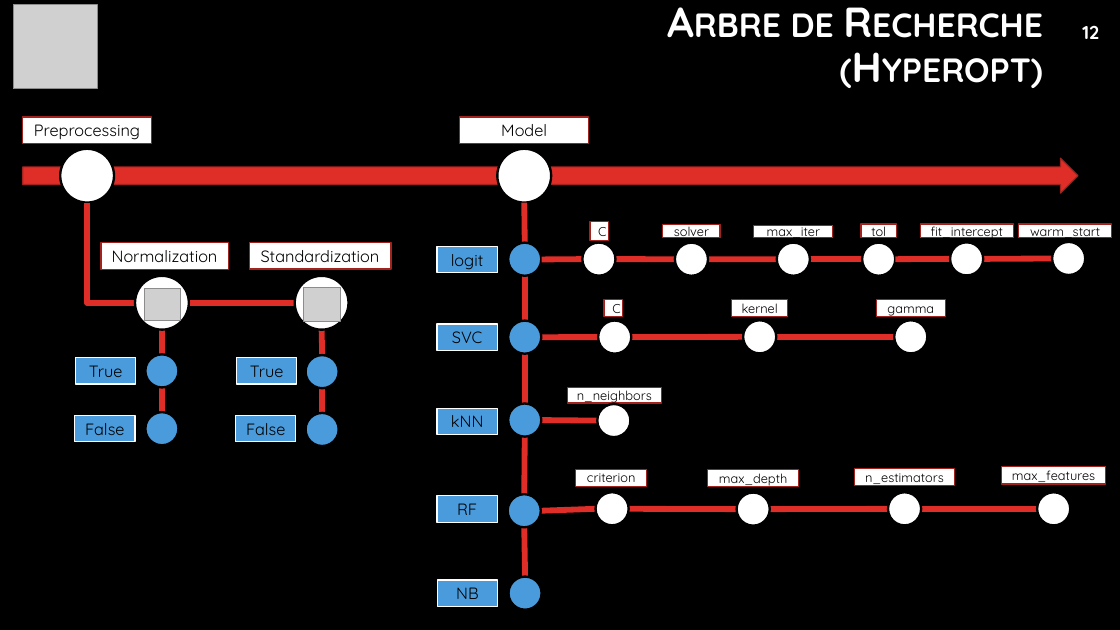
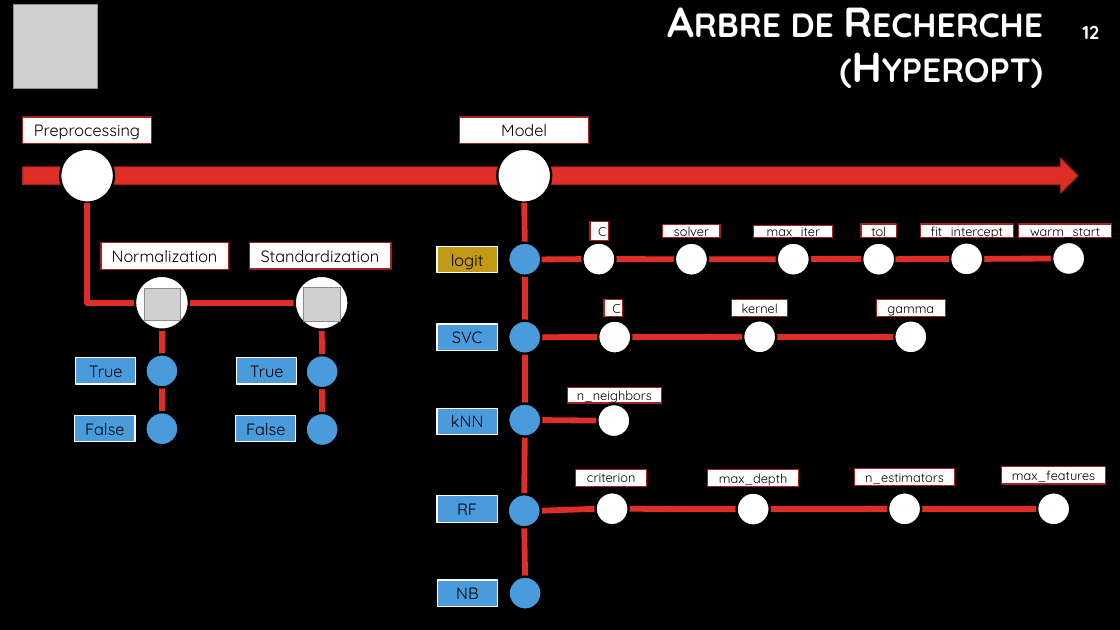
Before and after one commit to christophelebrun/OC_parcours_Data_Scientist_P7, a slide deck: slide 12 of projet7.pptx. Drawn at 1120x630 pixels with LibreOffice and Linux fonts; fonts in the diff are those of the drawing; grey boxes stand for pictures; background and template pictures are left out. Boxes give left, top, right and bottom in pixels: in the first picture for what was removed or moved away, otherwise in the second. Text is boxed around its words. In the diff, an @@ line names an element or a change of style, - is before the commit and + after.

```diff
--- a/projet7.pptx
+++ b/projet7.pptx
@@ rectangle "logit" at [437, 247, 497, 273]: fill #4A9BDC to #C19915 @@
```
Also in this commit, not shown: 5 other slides changed, 1 slide added, 1 other file.
